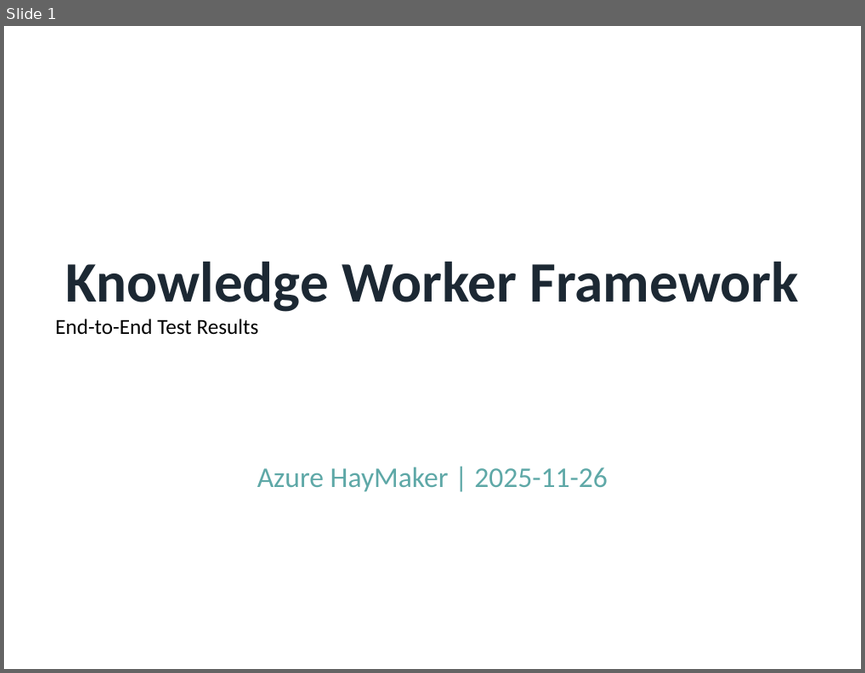
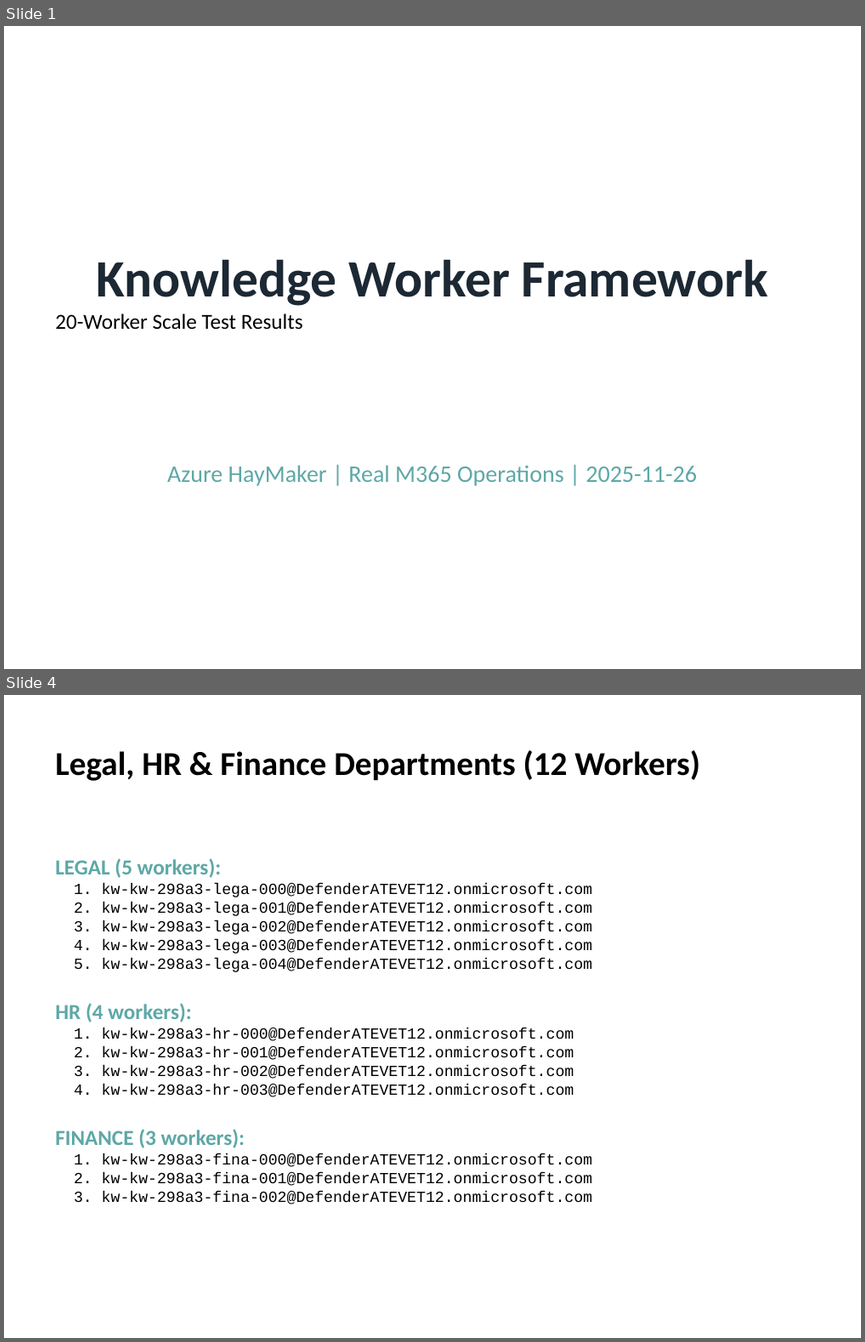
Before and after one commit to rysweet/AzureHayMaker, a slide deck: KnowledgeWorker-E2E-Evidence.pptx. Shown one above the other, each under a label of ours: slide 1 before the commit, slides 1 and 4 after it; the slides between them are not shown. The pictures are 865x673 and 865x1342 pixels, drawn with LibreOffice and Linux fonts; fonts in the diff are those of the drawing. Boxes give left, top, right and bottom in pixels: in the first picture for what was removed or moved away, otherwise in the second. Text is boxed around its words. In the diff, an @@ line names an element or a change of style, - is before the commit and + after.

```diff
--- a/KnowledgeWorker-E2E-Evidence.pptx
+++ b/KnowledgeWorker-E2E-Evidence.pptx
@@ slide 4 added at [4,695,861,1338], background #FFFFFF @@
@@ text added at [55,750,700,781], 28 pt, text #000000, bold @@
+Legal, HR & Finance Departments (12 Workers)
@@ text added at [55,858,592,1204], 13 pt, text #000000 @@
+LEGAL (5 workers):
+1. kw-kw-298a3-lega-000@DefenderATEVET12.onmicrosoft.com
+2. kw-kw-298a3-lega-001@DefenderATEVET12.onmicrosoft.com
+3. kw-kw-298a3-lega-002@DefenderATEVET12.onmicrosoft.com
+4. kw-kw-298a3-lega-003@DefenderATEVET12.onmicrosoft.com
+5. kw-kw-298a3-lega-004@DefenderATEVET12.onmicrosoft.com
+HR (4 workers):
+1. kw-kw-298a3-hr-000@DefenderATEVET12.onmicrosoft.com
+2. kw-kw-298a3-hr-001@DefenderATEVET12.onmicrosoft.com
+3. kw-kw-298a3-hr-002@DefenderATEVET12.onmicrosoft.com
+4. kw-kw-298a3-hr-003@DefenderATEVET12.onmicrosoft.com
+FINANCE (3 workers):
+1. kw-kw-298a3-fina-000@DefenderATEVET12.onmicrosoft.com
+2. kw-kw-298a3-fina-001@DefenderATEVET12.onmicrosoft.com
+3. kw-kw-298a3-fina-002@DefenderATEVET12.onmicrosoft.com
@@ slide 1 changed as well @@
@@ text at [96,259,768,306]: size 48 to 44 pt in "Knowledge Worker Framework" @@
@@ text at [55,313,303,329]: text changed @@
-End-to-End Test Results
+20-Worker Scale Test Results
@@ text at [167,465,697,486]: text changed; size 24 to 20 pt @@
-Azure HayMaker | 2025-11-26
+Azure HayMaker | Real M365 Operations | 2025-11-26
```
Also in this commit, not shown: 1 other slide changed, 5 other slides added, 6 slides removed, 1 other file.
